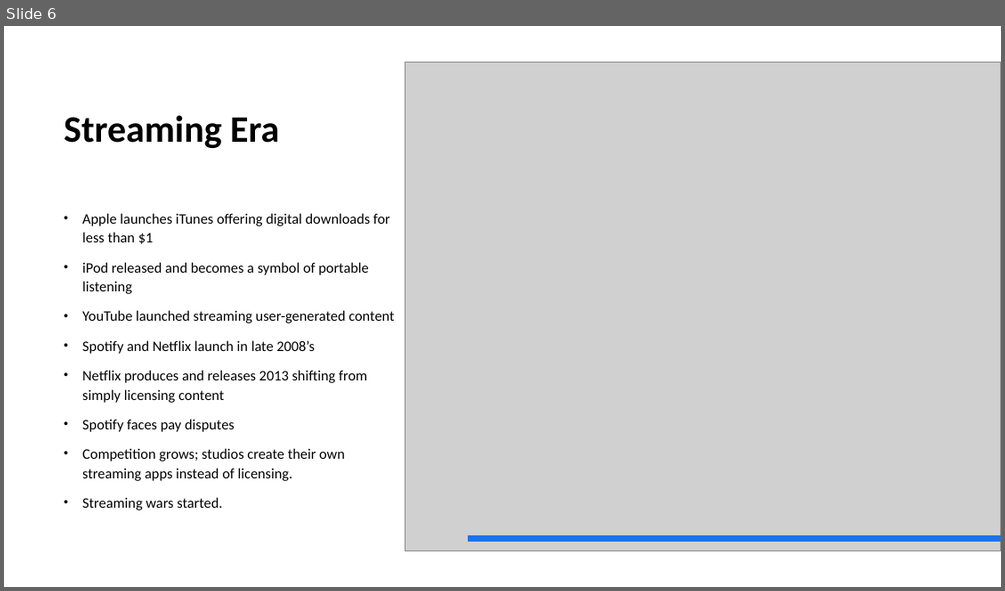
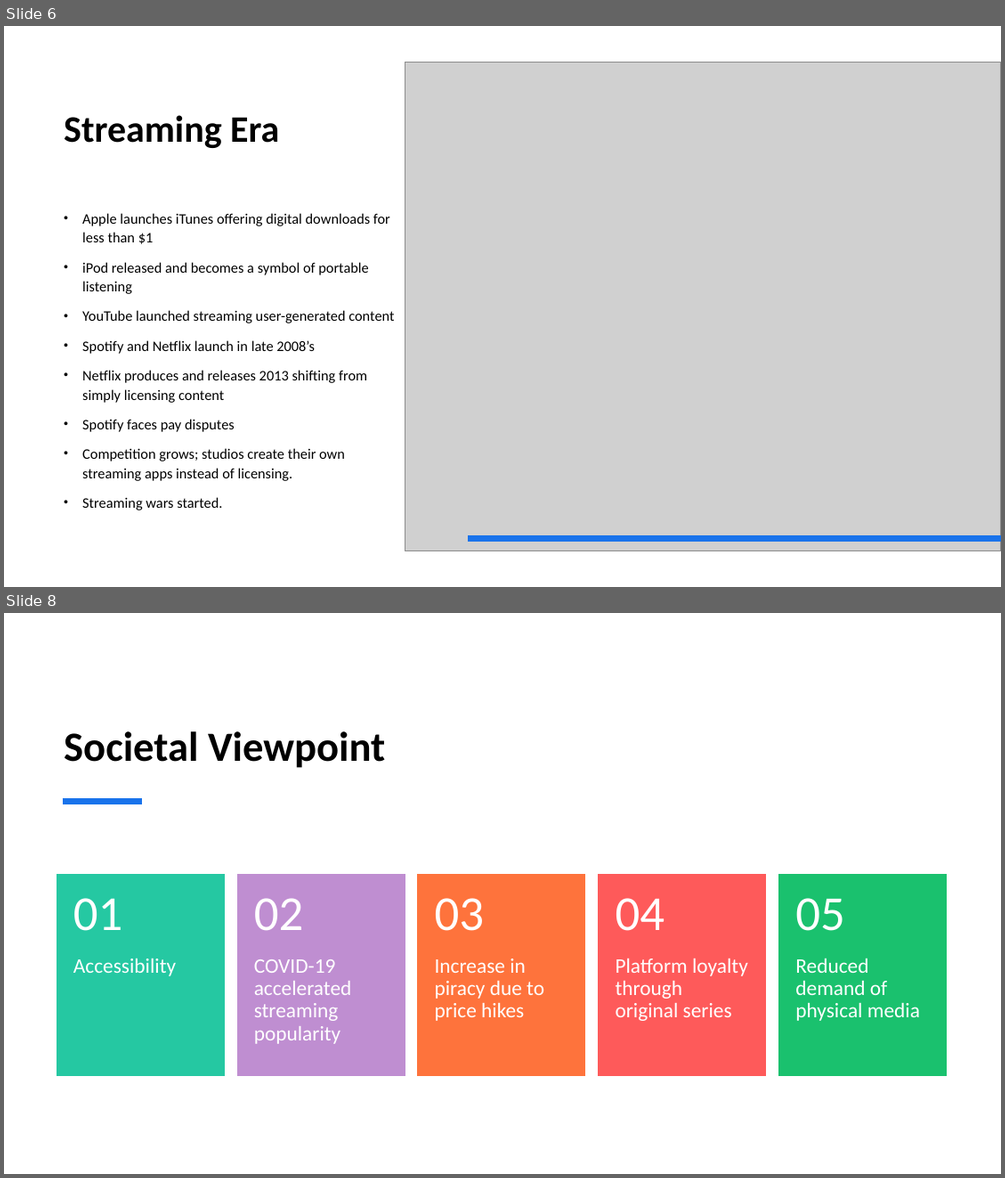
Before and after one commit to itscezary13/EnterpriseGroup15, a slide deck: NEC15.pptx. Shown one above the other, each under a label of ours: slide 6 before the commit, slides 6 and 8 after it; the slides between them are not shown. The pictures are 1005x591 and 1005x1178 pixels, drawn with LibreOffice and Linux fonts; fonts in the diff are those of the drawing; grey boxes stand for pictures. Boxes give left, top, right and bottom in pixels: in the first picture for what was removed or moved away, otherwise in the second. Text is boxed around its words. In the diff, an @@ line names an element or a change of style, - is before the commit and + after.

```diff
--- a/NEC15.pptx
+++ b/NEC15.pptx
@@ slide 8 added at box(4, 613, 1001, 1174), background #FFFFFF @@
@@ title added at box(64, 731, 385, 768), 40 pt, text #000000, bold @@
+Societal Viewpoint
@@ line added from (63, 802) to (142, 802), #1973EB 6 pt @@
@@ group added at box(57, 875, 947, 1075): 10 texts, 5 rectangles @@
+Accessibility
+01
+COVID-19 accelerated streaming popularity
+02
+Increase in piracy due to price hikes
+03
+Platform loyalty through original series
+04
+Reduced demand of physical media
+05
```
Also in this commit, not shown: 3 other slides added, 1 other file.
